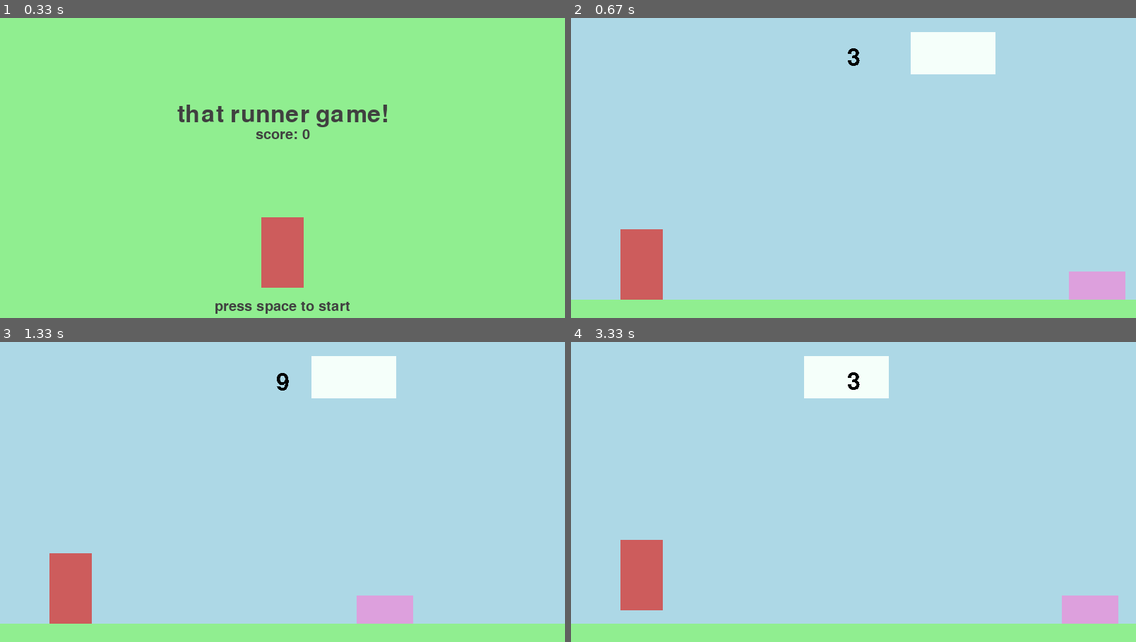
Above: before the commit, frames 1-4 (two rows, left to right).
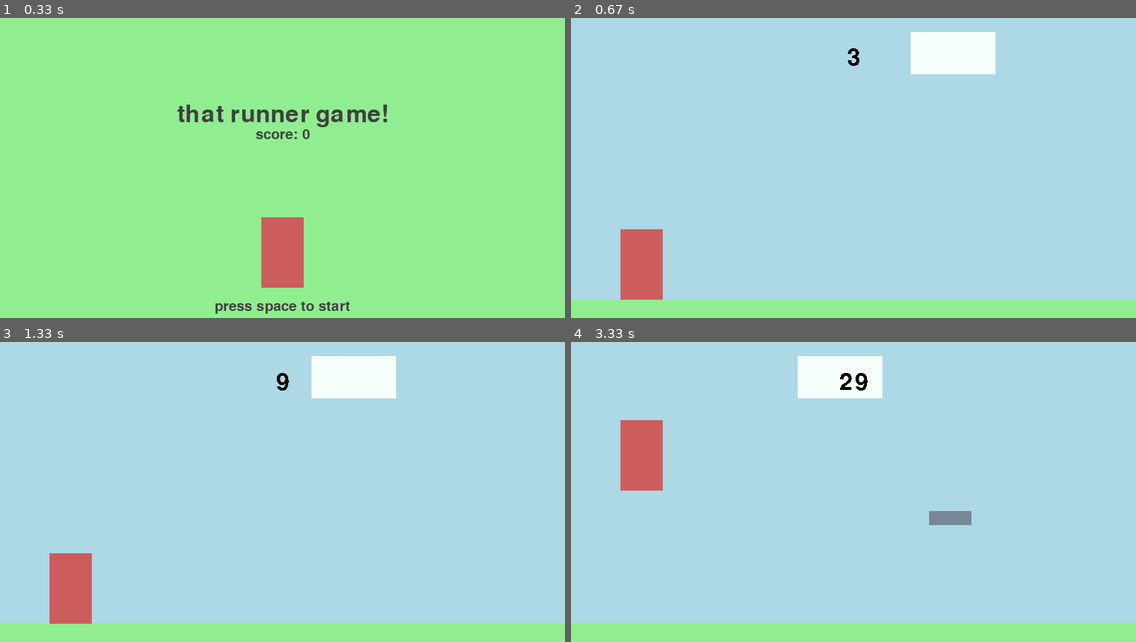
Above: after the commit, the same moments.

Repository: thanhtung4work/Pygame-Runner
Game: pygame game, started from main.py
Two runs of this game, one before a commit and one after it. Both use one fixed random seed, a clock stepped at 60 frames per second and the inputs below.
Inputs:
- Up to frame 1 (0.33 s): no input
- Up to frame 2 (0.67 s): tap Space at 0.33 s
- Up to frame 3 (1.33 s): tap Space at 0.67, 1.07 s
- Up to frame 4 (3.33 s): tap Space at 1.37, 1.9, 2.2, 2.4, 2.7, 2.97, 3.3 s

Frame 1 is identical in both runs. In frame 2, 0.9% of the frame differs, in the area x 88-99%, y 84-94%; in frame 3, 0.9%; in frame 4, 5.3%, in the area x 8-97%, y 4-94%.

Commit message:
spawning, more obstacle type

Diff:
--- a/main.py
+++ b/main.py
@@ -1,3 +1,4 @@
+import random
 import sys
 
 import pygame
@@ -6,8 +7,10 @@
 WIDTH, HEIGHT = (800, 600)
 JUMP_HEIGHT = 20
 OBS_SPEED = 5
+OBS_DEFAULT_SPEED = 5
 OBS_ACCELERATOR = 0.0003
-OBS_MAX_SPEED = 20
+OBS_MAX_SPEED = 25
+SPAWN_TIME = 2000
 # End of contants
 
 # Variables
@@ -24,6 +27,31 @@
     score_rect = score_surf.get_rect(midtop=(WIDTH//2, 40))
     screen.blit(score_surf, score_rect)
     return score
+
+
+def move_obstacles(snail_list):
+    if snail_list:
+        for rect in snail_list:
+            rect.x -= OBS_SPEED
+
+            if rect.midbottom[1] == 400:
+                screen.blit(snail_surf, rect)
+            else:
+                screen.blit(fly_surf, rect)
+
+        new_list = [rect for rect in snail_list if rect.x > -100]
+
+        return new_list
+    return []
+
+def collide_obstacles(player, obstacles):
+    if len(obstacles) == 0:
+        return False
+    for obstacle_rect in obstacles:
+        if player.colliderect(obstacle_rect):
+            return True
+    return False
+
 
 pygame.init()
 
@@ -65,7 +93,9 @@
 ## Snail surface
 snail_surf = pygame.Surface((80, 40))
 snail_surf.fill('plum')
-snail_rect = snail_surf.get_rect(midbottom=(500, 400))
+## Fly surface
+fly_surf = pygame.Surface((60, 20))
+fly_surf.fill('lightslategrey')
 # End of Surface
 
 # Fonts
@@ -74,6 +104,13 @@
 
 # Pygame clock
 clock = pygame.time.Clock()
+
+# Timers
+obstacle_timer = pygame.USEREVENT + 1
+pygame.time.set_timer(obstacle_timer, SPAWN_TIME)
+
+# Obstacle list
+obstacle_rect_list = []
 
 while True:
     # Events
@@ -87,13 +124,20 @@
             if event.type == pygame.KEYDOWN:
                 if event.key == pygame.K_SPACE and player_rect.bottom >= ground_rect.top:
                     gravity = -JUMP_HEIGHT
+            if event.type == obstacle_timer:
+                rand_x = random.randint(WIDTH + 100, WIDTH + 300)
+                if random.randint(0, 1):
+                    obstacle_rect_list.append(snail_surf.get_rect(midbottom=(rand_x, 400)))
+                else:
+                    obstacle_rect_list.append(fly_surf.get_rect(midbottom=(rand_x, 260)))
         # Game has stopped
         else:
             if event.type == pygame.KEYDOWN:
                 if event.key == pygame.K_SPACE:
-                    snail_rect.x = WIDTH
+                    obstacle_rect_list = []
                     is_active = True
                     start_time = pygame.time.get_ticks()
+                    OBS_SPEED = OBS_DEFAULT_SPEED
     # End of Events
 
     if is_active:
@@ -102,16 +146,13 @@
         screen.blit(cloud_surf, cloud_rect)
         screen.blit(ground_surf, ground_rect)
         screen.blit(player_surf, player_rect)
-        screen.blit(snail_surf, snail_rect)
         score = display_score()
         # End of Drawing on screen
 
         # Movement
         ## Snail movement
-        OBS_SPEED += OBS_ACCELERATOR
-        snail_rect.x -= min(OBS_SPEED, OBS_MAX_SPEED)
-        if snail_rect.right <=0:
-            snail_rect.right = WIDTH
+        OBS_SPEED = min(OBS_SPEED + OBS_ACCELERATOR, OBS_MAX_SPEED)
+        obstacle_rect_list = move_obstacles(obstacle_rect_list)
         ## Player movement
         gravity += 1
         player_rect.y += gravity
@@ -124,8 +165,7 @@
         # End of Movement
 
         # Collision
-        if snail_rect.colliderect(player_rect):
-            is_active = False
+        is_active = not collide_obstacles(player_rect, obstacle_rect_list)
     else:
         screen.fill('lightgreen')
         screen.blit(player_surf, player_stand_rect)
